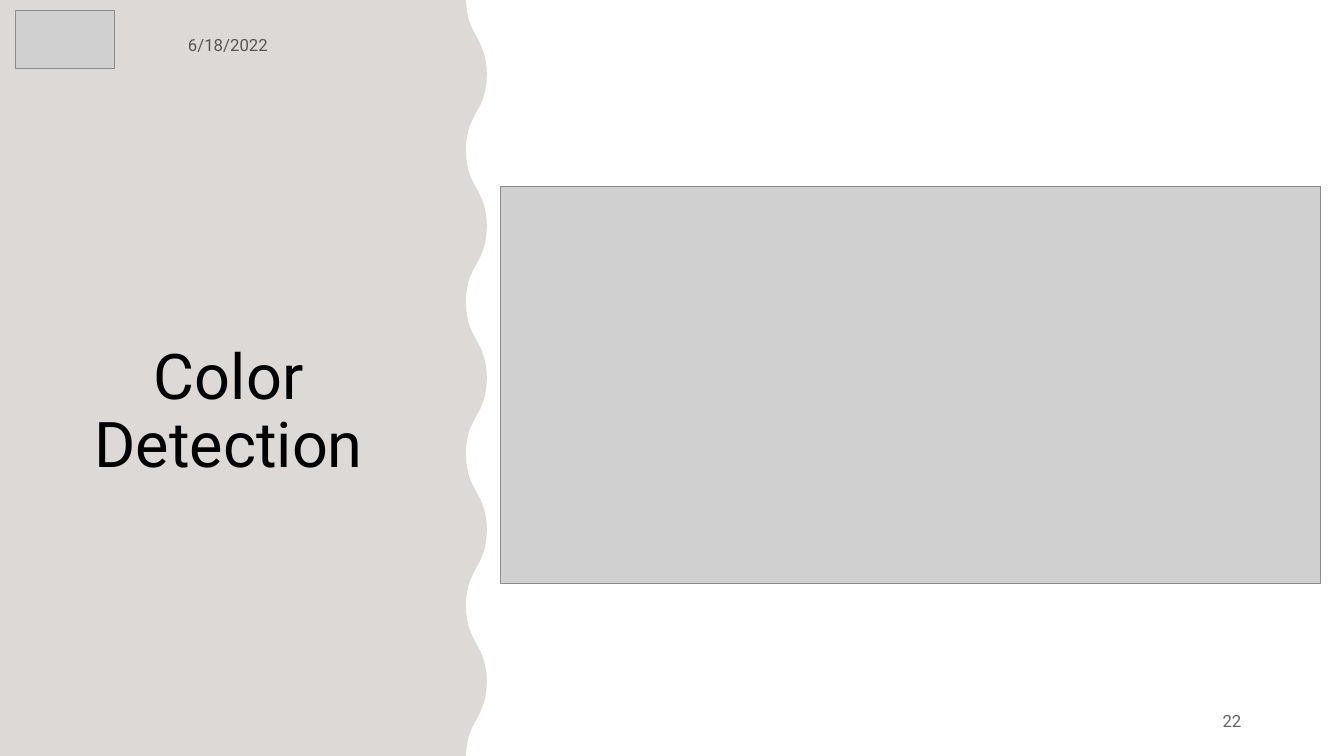
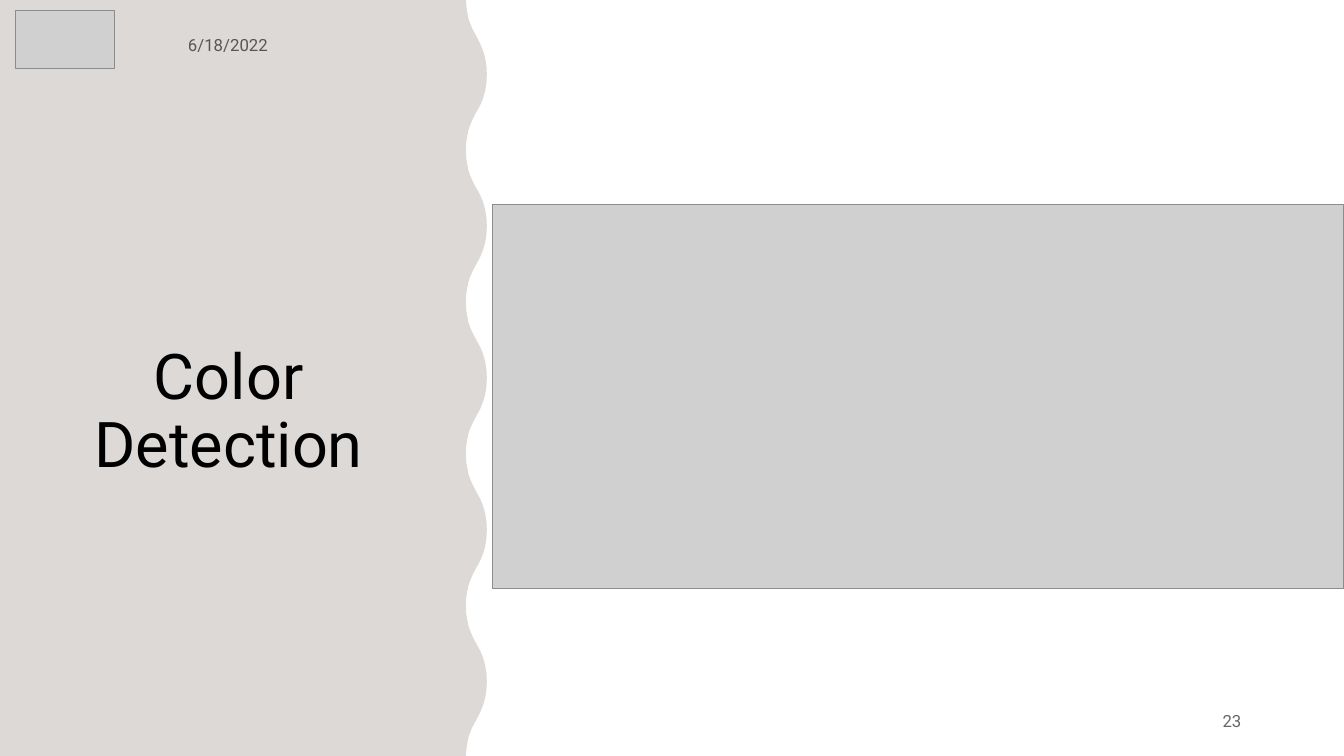
Before and after one commit to JasmeetMatta/Precision-Farming-Bot, a slide deck: slide 23 of Presentation/Final Precision Farming Using Autonomous Vehicle.pptx (slide 22 before the commit). Drawn at 1344x756 pixels with LibreOffice and Linux fonts; fonts in the diff are those of the drawing; grey boxes stand for pictures. Boxes give left, top, right and bottom in pixels: in the first picture for what was removed or moved away, otherwise in the second. Text is boxed around its words. In the diff, an @@ line names an element or a change of style, - is before the commit and + after.

```diff
--- a/Presentation/Final Precision Farming Using Autonomous Vehicle.pptx
+++ b/Presentation/Final Precision Farming Using Autonomous Vehicle.pptx
@@ picture: place and size @@
-picture at (501,187,1321,585)
+picture at (493,205,1344,589)
@@ page number at (1223,715,1242,727): text changed @@
-22
+23
```
Also in this commit, not shown: 4 other slides changed, 1 other file.
